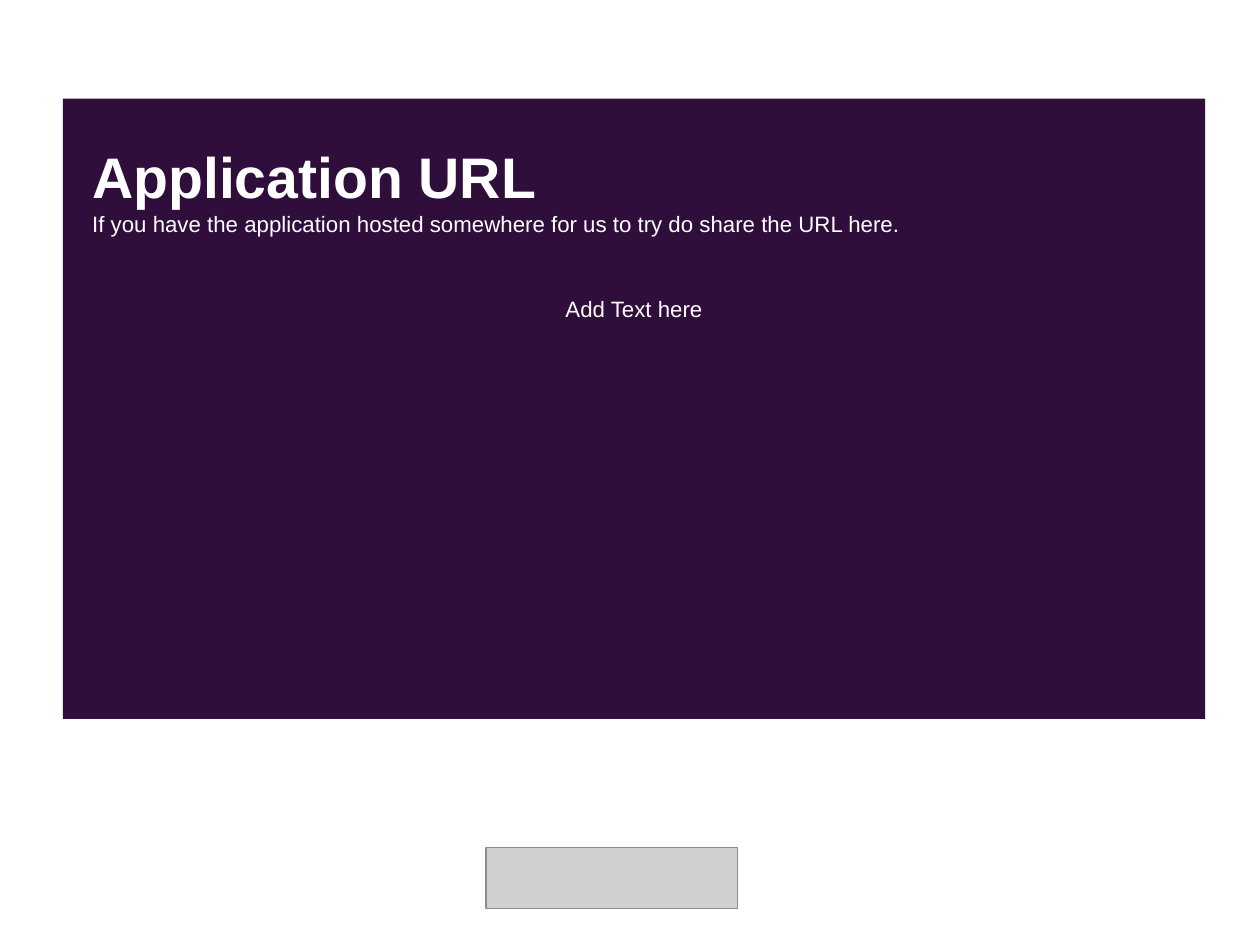
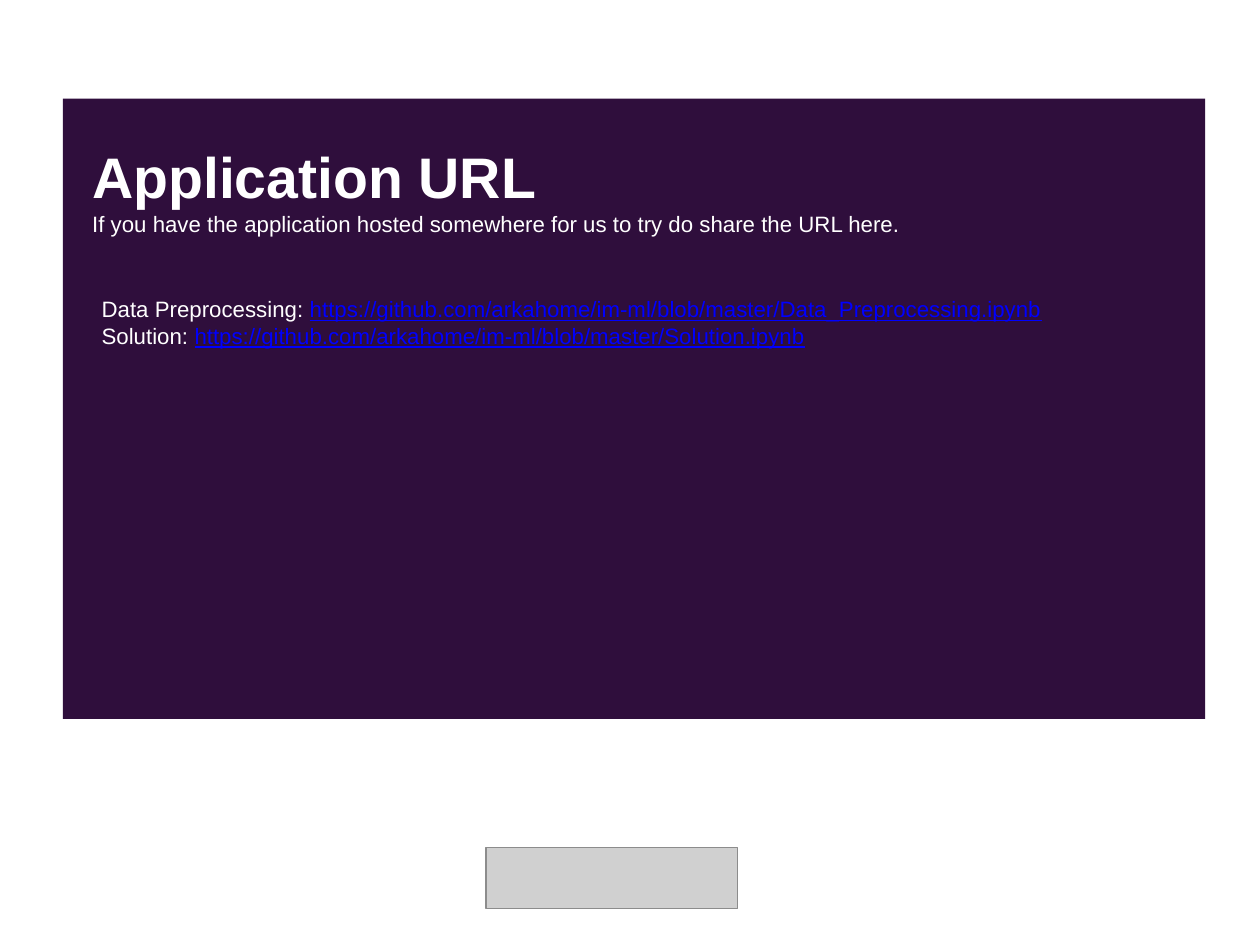
Before and after one commit to arkahome/im-ml, a slide deck: slide 10 of SolutionPresentation.pptx. Drawn at 1260x945 pixels with LibreOffice and Linux fonts; fonts in the diff are those of the drawing; grey boxes stand for pictures. Boxes give left, top, right and bottom in pixels: in the first picture for what was removed or moved away, otherwise in the second. Text is boxed around its words. In the diff, an @@ line names an element or a change of style, - is before the commit and + after.

```diff
--- a/SolutionPresentation.pptx
+++ b/SolutionPresentation.pptx
@@ text at (x1=102, y1=301, x2=1041, y2=349): text changed; text colour #FFFFFF to #0000FF @@
-Add Text here
+Data Preprocessing: https://github.com/arkahome/im-ml/blob/master/Data_Preprocessing.ipynb
+Solution: https://github.com/arkahome/im-ml/blob/master/Solution.ipynb
```
Also in this commit, not shown: 11 other slides changed, 1 slide added, 1 slide removed.
